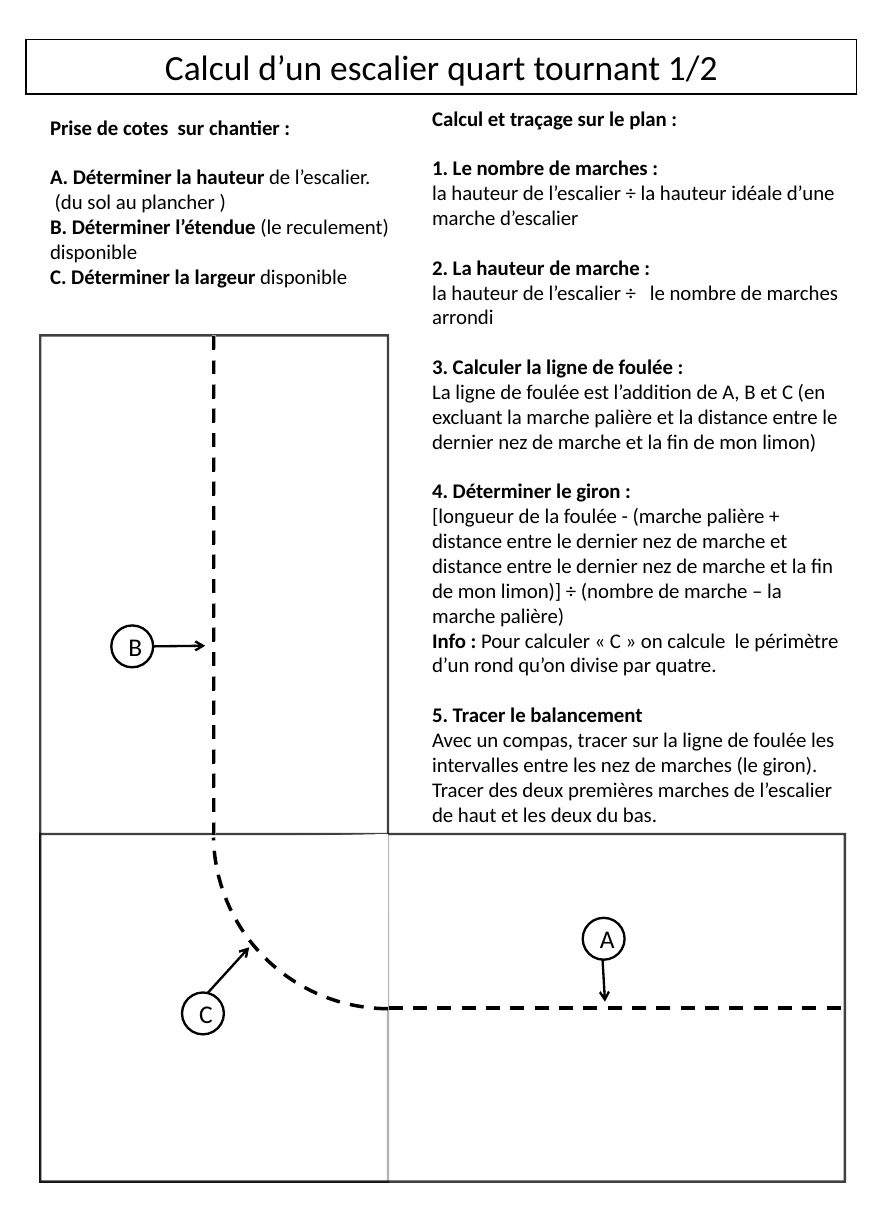
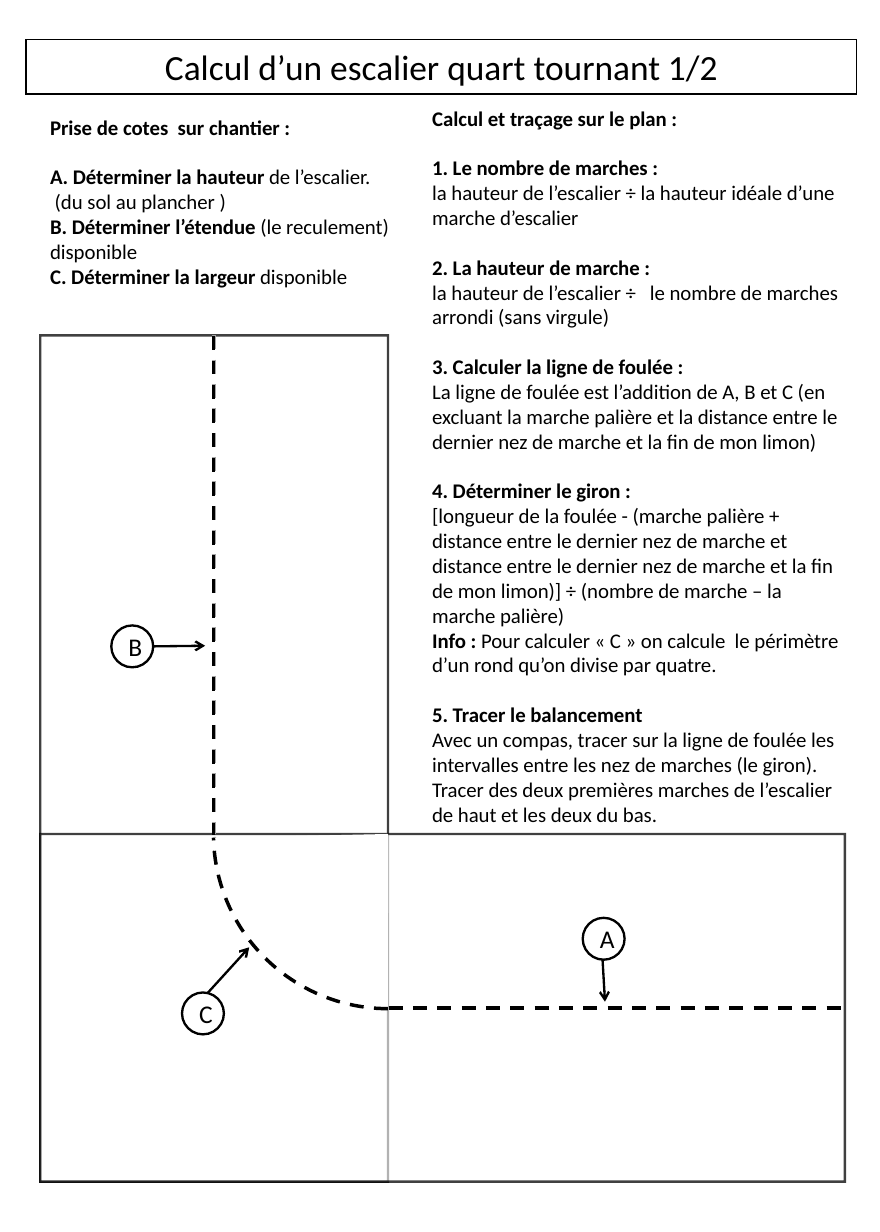
Before and after one commit to kduchevreuil/Cours-Menuiserie, a slide deck: slide 1 of escaliers.pptx (slide 8 before the commit). Drawn at 880x1232 pixels with LibreOffice and Linux fonts; fonts in the diff are those of the drawing. Boxes give left, top, right and bottom in pixels: in the first picture for what was removed or moved away, otherwise in the second. Text is boxed around its words. In the diff, an @@ line names an element or a change of style, - is before the commit and + after.

```diff
--- a/escaliers.pptx
+++ b/escaliers.pptx
@@ text at <box>432,285,838,328</box>: text changed @@
-la hauteur de l’escalier ÷ le nombre de marches arrondi
+la hauteur de l’escalier ÷ le nombre de marches arrondi (sans virgule)
```
Also in this commit, not shown: 1 other slide changed, 7 slides removed, 2 other files.
